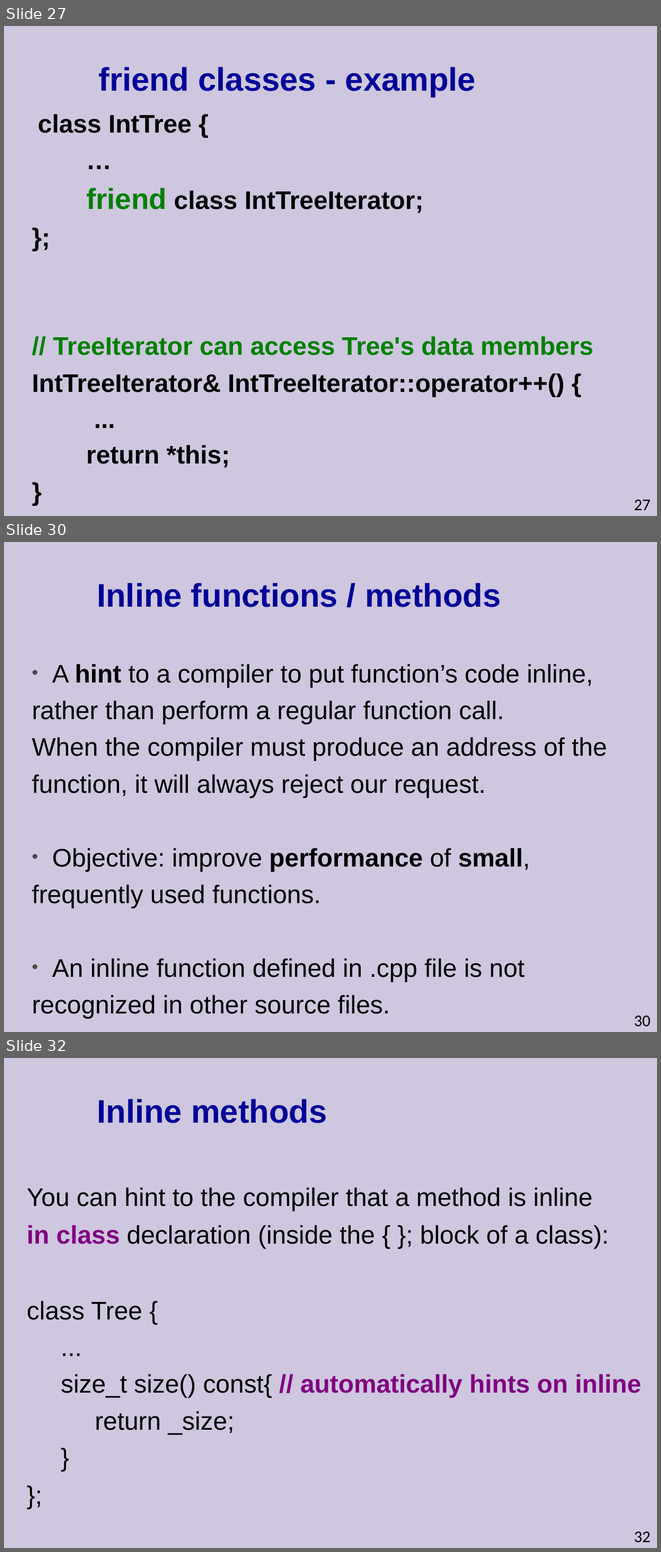
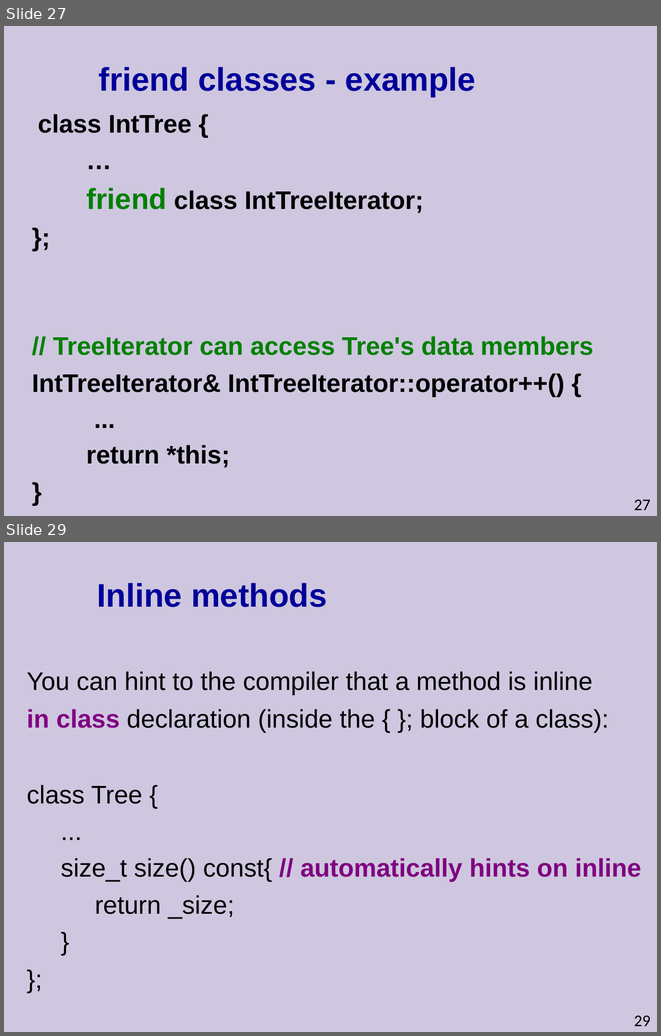
Before and after one commit to cpp-at-ariel/cpp-5778, a slide deck: week04-operator-overloading/slides.odp. Shown one above the other, each under a label of ours: slides 27, 30 and 32 before the commit, slides 27 and 29 after it; the slides between them are not shown. The pictures are 661x1552 and 661x1036 pixels, drawn with LibreOffice and Linux fonts; fonts in the diff are those of the drawing. Boxes give left, top, right and bottom in pixels: in the first picture for what was removed or moved away, otherwise in the second. Text is boxed around its words. In the diff, an @@ line names an element or a change of style, - is before the commit and + after.

```diff
--- a/week04-operator-overloading/slides.odp
+++ b/week04-operator-overloading/slides.odp
@@ slide 30 removed at <box>4,542,657,1032</box>, background #CEC7DF @@
@@ title removed at <box>97,583,501,607</box> @@
-Inline functions / methods
@@ text removed at <box>32,664,607,1018</box> @@
-• A hint to a compiler to put function’s code inline,
-rather than perform a regular function call.
-When the compiler must produce an address of the
-function, it will always reject our request.
-• Objective: improve performance of small,
-frequently used functions.
-• An inline function defined in .cpp file is not
-recognized in other source files.
@@ page number removed at <box>634,1015,651,1026</box> @@
-30
@@ what was slide 32 is now slide 29 @@
@@ page number at <box>634,1015,651,1026</box>: text changed @@
-32
+29
```
Also in this commit, not shown: 3 slides changed, 7 other slides removed, 14 other files.
